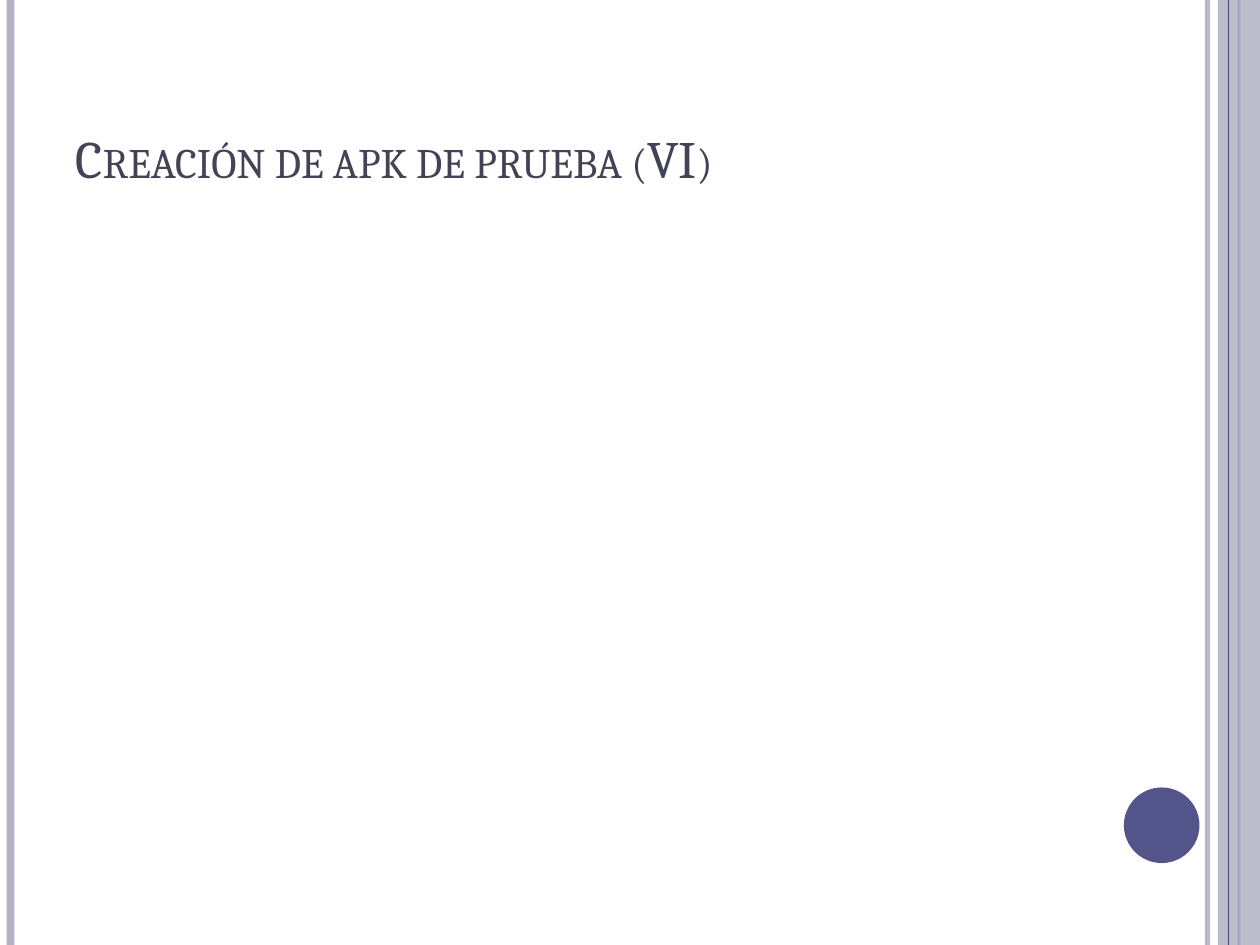
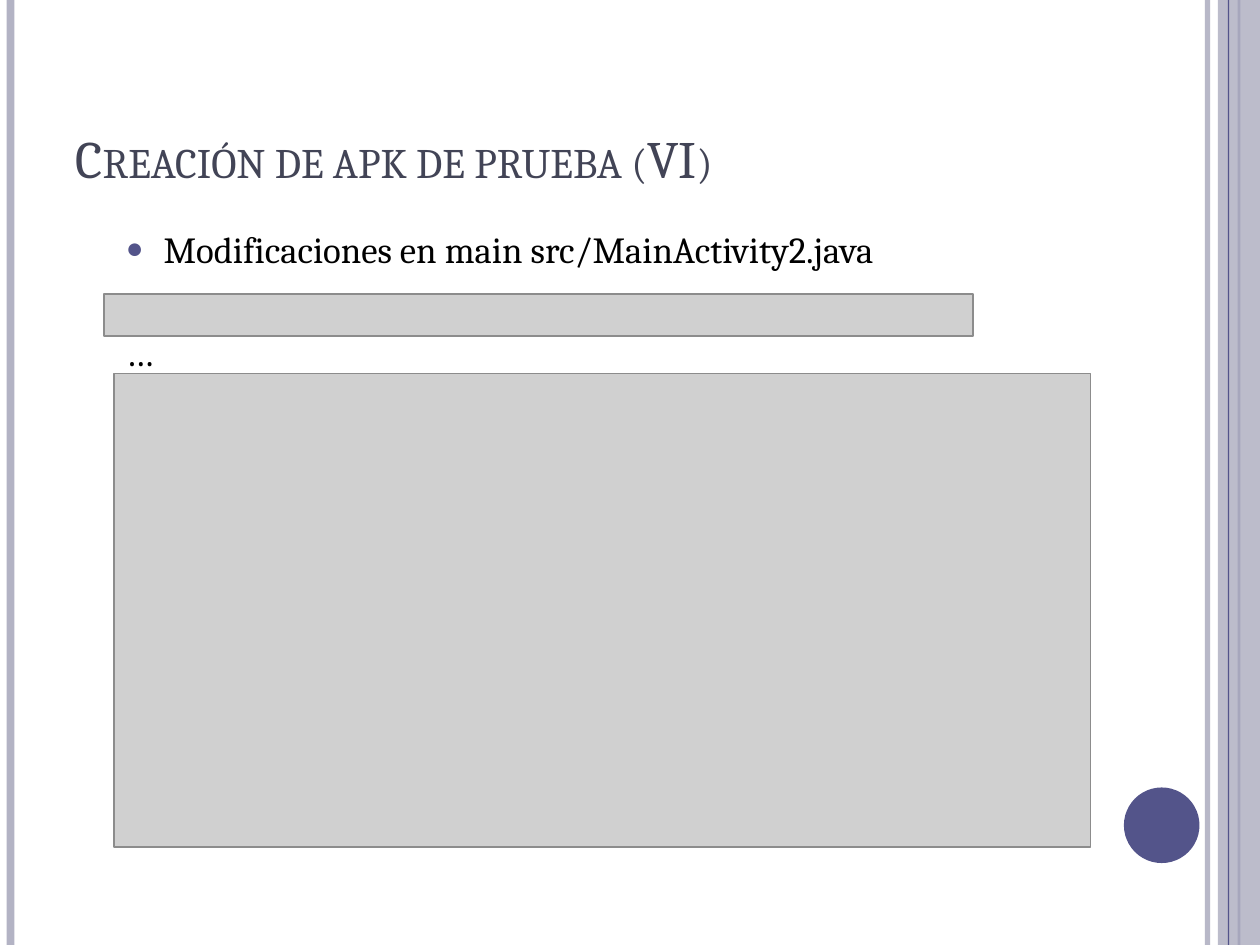
Before and after one commit to Jick9536/NPI-P3, a slide deck: slide 9 of NPI- Práctica 3.pptx. Drawn at 1260x945 pixels with LibreOffice and Linux fonts; fonts in the diff are those of the drawing; grey boxes stand for pictures. Boxes give left, top, right and bottom in pixels: in the first picture for what was removed or moved away, otherwise in the second. Text is boxed around its words. In the diff, an @@ line names an element or a change of style, - is before the commit and + after.

```diff
--- a/NPI- Práctica 3.pptx
+++ b/NPI- Práctica 3.pptx
@@ text added at <box>164,237,874,271</box>, 21 pt, text #000000 @@
+  ● Modificaciones en main src/MainActivity2.java
+  …
@@ picture added at <box>105,294,974,335</box> @@
@@ picture added at <box>115,373,1091,847</box> @@
```
Also in this commit, not shown: 3 other slides changed, 1 slide added, 6 other files.
